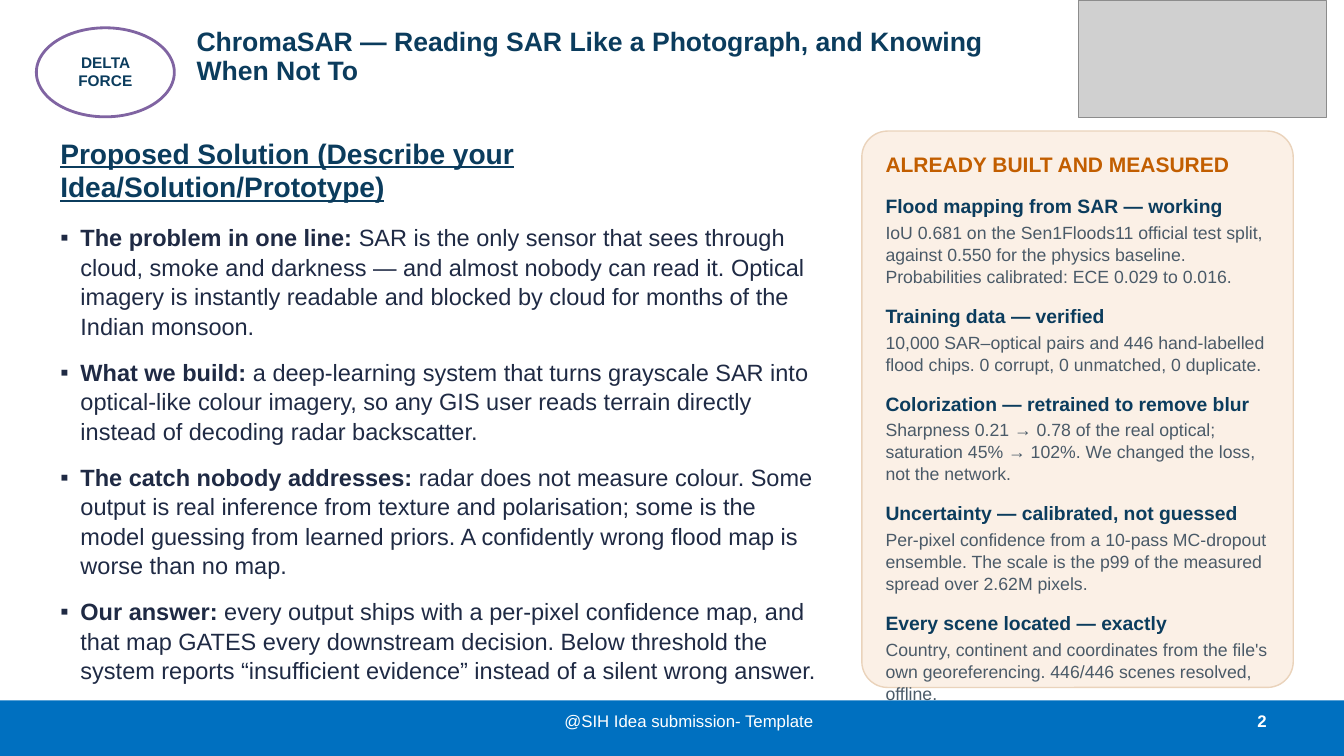
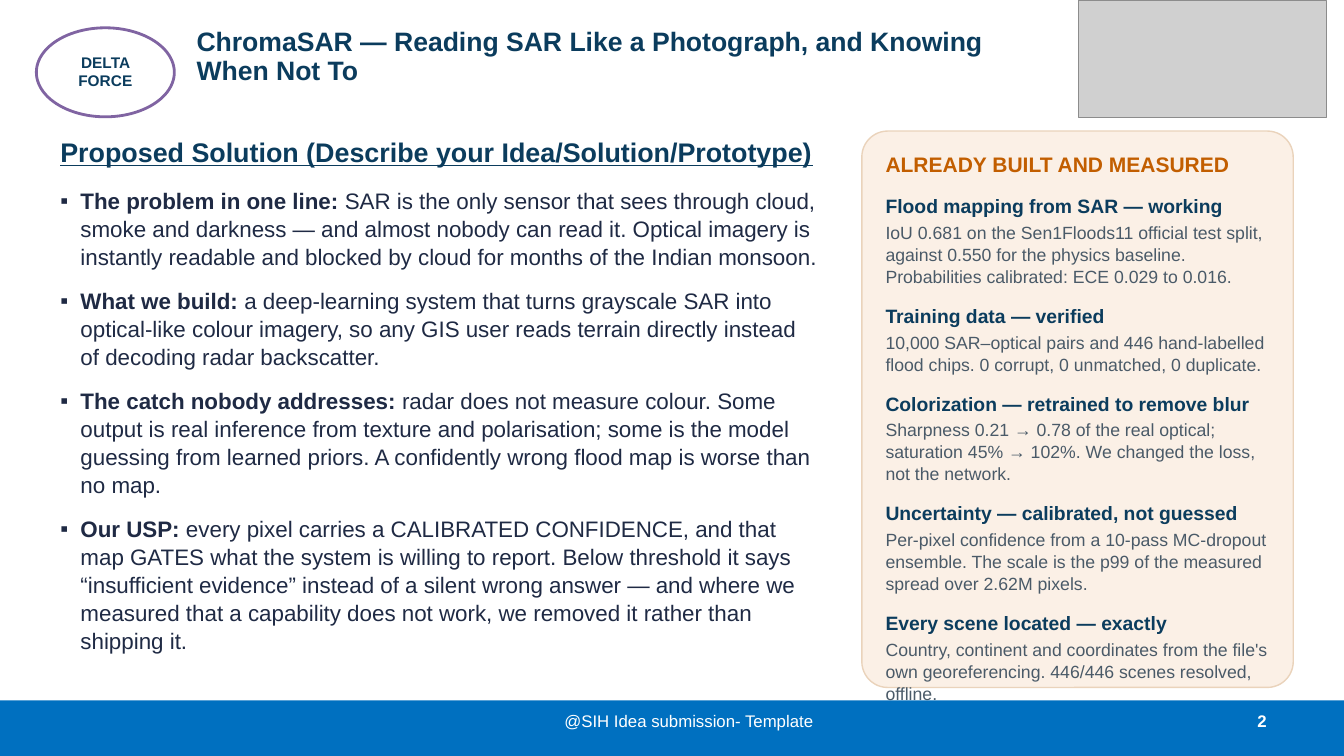
Before and after one commit to AKSAATHWIK/chromasar, a slide deck: slide 2 of SIH2026-DeltaForce-SIH1733-SAR-Colorization.pptx. Drawn at 1344x756 pixels with LibreOffice and Linux fonts; fonts in the diff are those of the drawing; grey boxes stand for pictures. Boxes give left, top, right and bottom in pixels: in the first picture for what was removed or moved away, otherwise in the second. Text is boxed around its words. In the diff, an @@ line names an element or a change of style, - is before the commit and + after.

```diff
--- a/SIH2026-DeltaForce-SIH1733-SAR-Colorization.pptx
+++ b/SIH2026-DeltaForce-SIH1733-SAR-Colorization.pptx
@@ text at [60, 142, 816, 498]: size 20.1 to 19.2 pt in "Proposed Solution (Describe your Idea/Solution/Prototype)"; size 16.8 to 16 pt in "The problem in one line: SAR is ...", "What we build: a deep-learning system that ...", "The catch nobody addresses: radar does not ..." @@
@@ text at [80, 520, 795, 654]: text changed; size 16.8 to 16 pt @@
-▪ Our answer: every output ships with a per-pixel confidence map, and that map GATES every downstream decision. Below threshold the system reports “insufficient evidence” instead of a silent wrong answer.
+▪ Our USP: every pixel carries a CALIBRATED CONFIDENCE, and that map GATES what the system is willing to report. Below threshold it says “insufficient evidence” instead of a silent wrong answer — and where we measured that a capability does not work, we removed it rather than shipping it.
```
Also in this commit, not shown: 5 other files.
